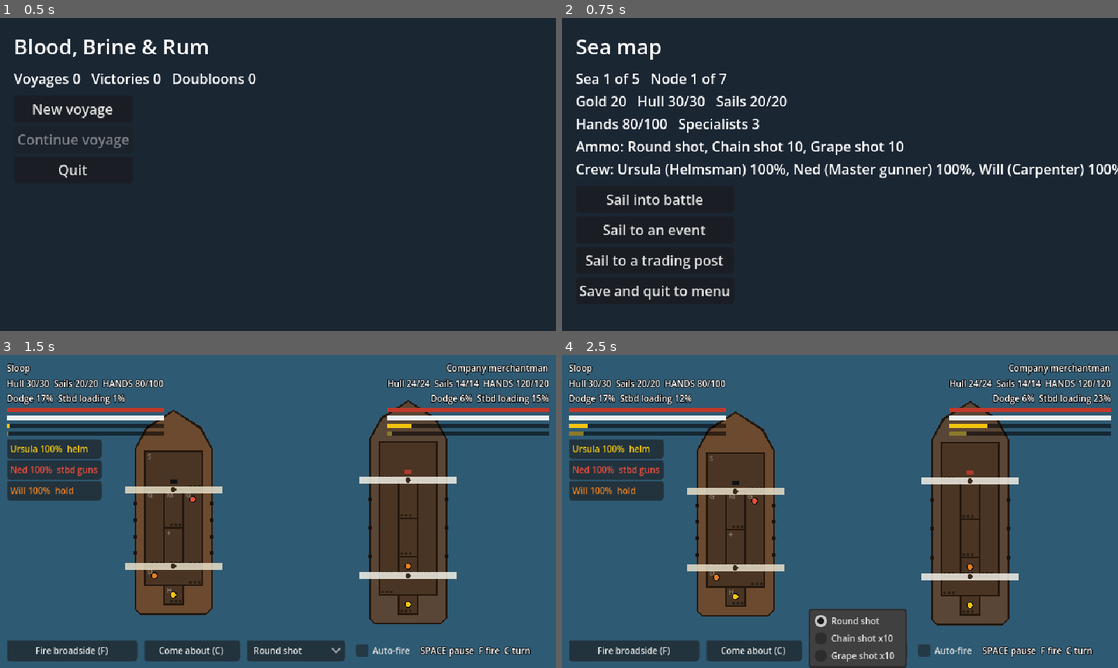
Above: before the commit, frames 1-4 (two rows, left to right).
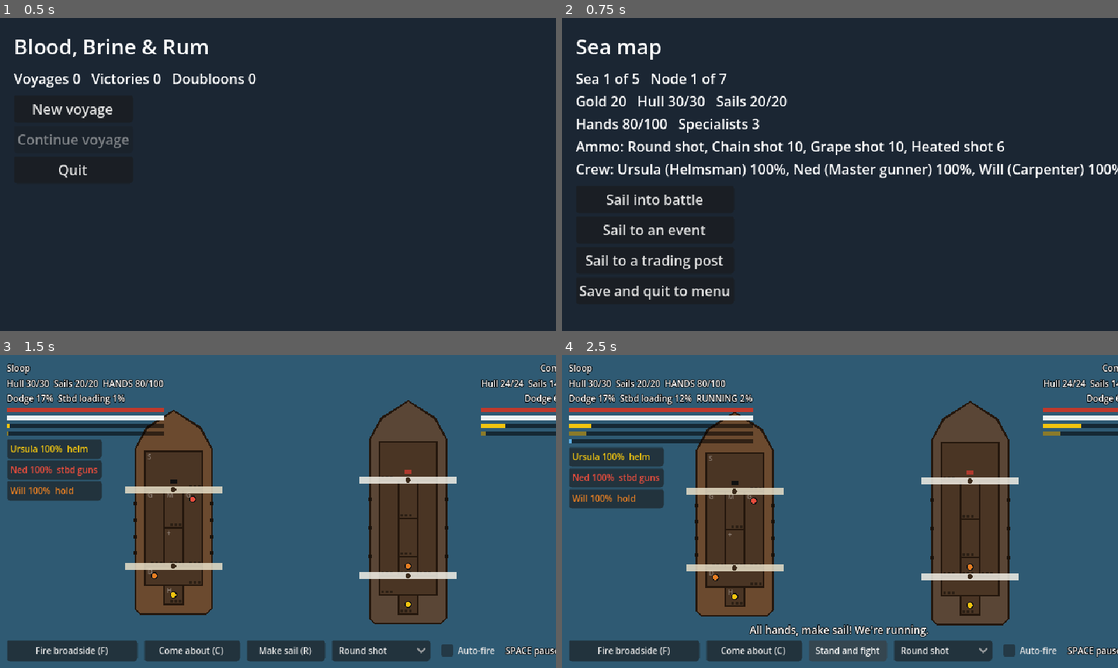
Above: after the commit, the same moments.

Repository: pinkman84/blood-brine-and-rum
Game: Godot game, scene res://scenes/main/main.tscn
Two runs of this game, one before a commit and one after it. Both use one fixed random seed, a clock stepped at 60 frames per second and the inputs below.
Inputs (mouse positions are in pixels of both pictures, inside the frame that each line leads up to):
- Up to frame 1 (0.5 s): no input
- Up to frame 2 (0.75 s): click "New voyage" at 0.5 s
- Up to frame 3 (1.5 s): click "Sail into battle" at 1.25 s
- Up to frame 4 (2.5 s): click (845, 649) at 2 s, where only the run after the commit has a clickable "Make sail (R)"

Frame 1 is identical in both runs. In frame 2, 0.3% of the frame differs, in the area x 61-80%, y 39-44%; in frame 3, 4.4%; in frame 4, 11%, in the area x 1-100%, y 2-100%.

Commit message:
add escape logic - allow making the ship ready to escape - add heat shot to set fires

Diff:
--- a/data/ammo/ammo.json
+++ b/data/ammo/ammo.json
@@ -35,12 +35,12 @@
   {
     "id": "heated_shot",
     "name": "Heated shot",
-    "description": "Starts fires. Risky to load.",
+    "description": "Glowing from the furnace: sets ships alight, but a ball can roll loose on your own gun deck.",
     "hull_damage": 2,
     "crew_damage": 0,
     "sail_damage": 0,
     "fire_chance": 0.4,
-    "unlocked_at_start": false,
+    "unlocked_at_start": true,
     "unlimited": false
   },
   {
--- a/data/enemies/enemies.json
+++ b/data/enemies/enemies.json
@@ -19,7 +19,8 @@
       "helmsman",
       "carpenter"
     ],
-    "max_hands": 120
+    "max_hands": 120,
+    "flees_at": 0.35
   },
   {
     "id": "rival_sloop",
@@ -41,7 +42,8 @@
       "helmsman",
       "gunner"
     ],
-    "max_hands": 90
+    "max_hands": 90,
+    "flees_at": 0.25
   },
   {
     "id": "navy_cutter",
@@ -66,6 +68,7 @@
       "bosun",
       "surgeon"
     ],
-    "max_hands": 110
+    "max_hands": 110,
+    "flees_at": 0.0
   }
 ]
--- a/data/ships/ships.json
+++ b/data/ships/ships.json
@@ -14,7 +14,8 @@
     "starting_ammo": {
       "round_shot": 40,
       "chain_shot": 10,
-      "grape_shot": 10
+      "grape_shot": 10,
+      "heated_shot": 6
     },
     "unlocked_at_start": true,
     "flag_color": "111111",
@@ -40,7 +41,8 @@
     "starting_ammo": {
       "round_shot": 50,
       "chain_shot": 10,
-      "grape_shot": 15
+      "grape_shot": 15,
+      "heated_shot": 6
     },
     "unlocked_at_start": false,
     "max_sails": 24,
--- a/scripts/battle/battle_screen.gd
+++ b/scripts/battle/battle_screen.gd
@@ -15,14 +15,24 @@
 ## the stern for double damage. A helmsman makes turns faster and less likely
 ## to stall halfway.
 ##
+## Either side can make sail to escape: an escape bar fills while the fight
+## goes on, faster with more canvas than the pursuer. Below a third of her
+## sails a ship can't run at all, which is what chain shot is for.
+##
 ## A ship that loses its hull sinks; one that loses all its hands strikes
 ## its colours. Controls: SPACE pause, F arm the next broadside, C come about,
-## click a specialist then a room to move them, right-click to deselect.
+## R make sail, click a specialist then a room to move them, right-click to
+## deselect.
 
 const PLAYER_POS := Vector2(200, 200)
 const ENEMY_POS := Vector2(470, 200)
 const BASE_TURN_TIME := 8.0  # seconds to come about with full hands and no helmsman
 const BASE_STALL_CHANCE := 0.3  # chance a turn hangs halfway without a helmsman
+const FLEE_TIME := 25.0  # seconds to escape when as fast as the pursuer
+const MIN_FLEE_SAILS := 0.3  # below this share of sails a ship can't run
+const ESCAPE_DECAY := 0.02  # escape lost per second while she can't run
+const FLEE_DRIFT := 40.0  # pixels a fleeing ship pulls away by the time she escapes
+const HEATED_MISHAP := 0.12  # chance per heated-shot volley of a fire on your own gun deck
 const AI_TURN_AFTER_VOLLEY := 0.3  # chance the enemy comes about after firing, if the other side is ready
 const WATER_COLOR := Color("2f5a73")
 const SINK_TIME := 2.5
@@ -59,6 +69,9 @@
 var _enemy_reload_bar: ProgressBar
 var _enemy_reload_other: ProgressBar
 var _turn_button: Button
+var _flee_button: Button
+var _player_escape_bar: ProgressBar
+var _enemy_escape_bar: ProgressBar
 var _crew_buttons: Dictionary = {}  # BattleCrew -> Button
 var _crew_group := ButtonGroup.new()
 var _fire_button: Button
@@ -119,6 +132,11 @@
 	enemy.tick(delta)
 	_tick_turn(player, _player_view, delta)
 	_tick_turn(enemy, _enemy_view, delta)
+	_tick_flight(player, enemy, _player_view, PLAYER_POS.x, -1.0, delta)
+	_tick_flight(enemy, player, _enemy_view, ENEMY_POS.x, 1.0, delta)
+	if _over:
+		_refresh_ui()
+		return
 	_enemy_think()
 	if player.can_fire() and (player.armed or player.auto_fire):
 		_fire(player, enemy, _player_view, _enemy_view)
@@ -153,6 +171,8 @@
 		_on_fire_pressed()
 	elif key.keycode == KEY_C:
 		_on_turn_pressed()
+	elif key.keycode == KEY_R:
+		_on_flee_pressed()
 	else:
 		return
 	get_viewport().set_input_as_handled()
@@ -359,11 +379,50 @@
 ## Enemy captains come about when the guns facing you are wrecked or out of
 ## action and the other side is ready (they also sometimes turn after a volley).
 func _enemy_think() -> void:
+	if not enemy.fleeing and enemy.flees_at > 0.0 and enemy.hull_ratio() <= enemy.flees_at \
+			and enemy.sails_ratio() >= MIN_FLEE_SAILS:
+		enemy.fleeing = true
+		_log("She's making sail to run! Chain shot her rigging!")
 	if enemy.turning or not enemy.is_loaded(enemy.other_side()):
 		return
 	var facing := _room_efficiency(enemy, _enemy_view.gun_room(enemy.engaged_side))
 	if facing <= 0.34 or enemy.gun_factor() <= 0.01:
 		_come_about(enemy, _enemy_view, enemy_crew)
+
+
+# --- Running away -----------------------------------------------------------
+
+## Fills a fleeing ship's escape bar. `away` is the direction she pulls off in.
+func _tick_flight(ship: BattleShip, pursuer: BattleShip, view: ShipView, start_x: float, away: float, delta: float) -> void:
+	if ship.fleeing and not ship.turning:
+		if ship.sails_ratio() < MIN_FLEE_SAILS:
+			ship.escape = maxf(0.0, ship.escape - ESCAPE_DECAY * delta)
+		else:
+			var edge := clampf(ship.speed() / maxf(0.25, pursuer.speed()), 0.3, 2.0)
+			ship.escape = minf(1.0, ship.escape + edge / FLEE_TIME * delta)
+	elif not ship.fleeing:
+		ship.escape = maxf(0.0, ship.escape - ESCAPE_DECAY * delta)
+	view.base_position.x = start_x + away * FLEE_DRIFT * ship.escape
+	if ship.escape >= 1.0 and not _over:
+		_over = true
+		_select(null)
+		var tween := _arena.create_tween()
+		tween.tween_property(view, "modulate:a", 0.0, 1.0)
+		if ship == player:
+			get_tree().create_timer(1.0, false).timeout.connect(_show_escape.bind(true))
+		else:
+			get_tree().create_timer(1.0, false).timeout.connect(_show_escape.bind(false))
+
+
+func _on_flee_pressed() -> void:
+	if _over:
+		return
+	if not player.fleeing and player.sails_ratio() < MIN_FLEE_SAILS:
+		_log("Not enough canvas left to run!")
+		return
+	player.fleeing = not player.fleeing
+	_log("All hands, make sail! We're running." if player.fleeing else "Belay that, we stand and fight!")
+	_refresh_ui()
 
 
 func _on_turn_pressed() -> void:
@@ -376,6 +435,15 @@
 	var ammo_id := shooter.selected_ammo
 	var high := BattleShip.aims_high(ammo_id)
 	var hits := shooter.fire(target.evasion())
+	if ammo_id == "heated_shot":
+		var crew := player_crew if shooter == player else enemy_crew
+		var careful := not _specialists_at(from_view, crew, "guns", shooter.engaged_side).is_empty()
+		if randf() < HEATED_MISHAP * (0.5 if careful else 1.0):
+			var deck := from_view.gun_room(shooter.engaged_side)
+			if not deck.is_empty():
+				DamageControl.ignite(shooter.rooms[deck["id"]])
+				if shooter == player:
+					_log("A hot shot rolls loose! Fire on the gun deck!")
 	var dir := signf(to_view.base_position.x - from_view.base_position.x)
 	for i in hits.size():
 		var from := from_view.transform * from_view.muzzle_point(shooter.engaged_side, i, hits.size())
@@ -449,13 +517,41 @@
 	var gold := int(_enemy_data.get("gold_reward", 10))
 	if captured:
 		gold = roundi(gold * STRUCK_GOLD)
+	var patched := _write_back(true)
+	run.gold += gold
+	run.battles_won += 1
+	var headline := "The %s strikes her colours! Prize taken." if captured else "The %s goes down!"
+	var text := (headline % enemy.display_name) + "\n+%d gold. Hull patched %d, sails mended %d. Hands left: %d." % [
+		gold, patched["repair"], patched["mend"], player.hands]
+	if not _fallen.is_empty():
+		text += "\nLost: " + ", ".join(_fallen) + "."
+	_show_result(text, "Return to the map", GameState.finish_node)
+
+
+## Someone got away. Nobody is paid and nothing is mended; the damage stays.
+func _show_escape(we_ran: bool) -> void:
+	_write_back(false)
+	var text := "You slip away under full sail." if we_ran else "The %s escapes into the haze." % enemy.display_name
+	text += "\nHull %d/%d. Hands left: %d." % [player.hull, player.max_hull, player.hands]
+	if not _fallen.is_empty():
+		text += "\nLost: " + ", ".join(_fallen) + "."
+	_show_result(text, "Return to the map", GameState.finish_node)
+
+
+## Saves the battle's results to the run: surviving specialists (with their
+## health and posts), hull, sails, hands and ammo. After a win, carpenters
+## patch the hull, the hands and bosuns mend sails, and the wounded recover.
+func _write_back(won: bool) -> Dictionary:
+	var run: RunState = GameState.run
 	var survivors := player_crew.filter(func(c: BattleCrew) -> bool: return c.alive)
-	var carpenters := survivors.filter(func(c: BattleCrew) -> bool: return c.role == "carpenter").size()
-	var repair := carpenters * CARPENTER_REPAIR
-	var bosuns := survivors.filter(func(c: BattleCrew) -> bool: return c.role == "bosun").size()
-	var mend := HANDS_MEND + bosuns * BOSUN_MEND
-	var has_surgeon := survivors.any(func(c: BattleCrew) -> bool: return c.role == "surgeon")
-	var recovery := HEAL_AFTER_BATTLE + (SURGEON_AFTER_BATTLE if has_surgeon else 0)
+	var repair := 0
+	var mend := 0
+	var recovery := 0
+	if won:
+		repair = survivors.filter(func(c: BattleCrew) -> bool: return c.role == "carpenter").size() * CARPENTER_REPAIR
+		mend = HANDS_MEND + survivors.filter(func(c: BattleCrew) -> bool: return c.role == "bosun").size() * BOSUN_MEND
+		var has_surgeon := survivors.any(func(c: BattleCrew) -> bool: return c.role == "surgeon")
+		recovery = HEAL_AFTER_BATTLE + (SURGEON_AFTER_BATTLE if has_surgeon else 0)
 	var kept: Array[Dictionary] = []
 	for c: BattleCrew in survivors:
 		c.heal(recovery)
@@ -463,17 +559,11 @@
 		c.source["post"] = c.room_id  # they start the next battle here
 		kept.append(c.source)
 	run.crew = kept
-	run.gold += gold
-	run.battles_won += 1
 	run.hull = mini(run.max_hull, player.hull + repair)
 	run.sails = mini(run.max_sails, player.sails + mend)
 	run.hands = player.hands
 	run.ammo = player.ammo
-	var headline := "The %s strikes her colours! Prize taken." if captured else "The %s goes down!"
-	var text := (headline % enemy.display_name) + "\n+%d gold. Hull patched %d, sails mended %d. Hands left: %d." % [gold, repair, mend, player.hands]
-	if not _fallen.is_empty():
-		text += "\nLost: " + ", ".join(_fallen) + "."
-	_show_result(text, "Return to the map", GameState.finish_node)
+	return {"repair": repair, "mend": mend}
 
 
 ## Announces specialists who died since the last check, on both ships.
@@ -600,6 +690,7 @@
 	_player_sails_bar = _add_bar(left, Color("ecf0f1"))
 	_player_reload_bar = _add_bar(left, Color("f1c40f"))
 	_player_reload_other = _add_bar(left, Color("8a7a2a"))
+	_player_escape_bar = _add_bar(left, Color("5dade2"))
 	var gap := Control.new()
 	gap.size_flags_horizontal = Control.SIZE_EXPAND_FILL
 	gap.mouse_filter = Control.MOUSE_FILTER_IGNORE
@@ -613,6 +704,7 @@
 	_enemy_sails_bar = _add_bar(right, Color("ecf0f1"))
 	_enemy_reload_bar = _add_bar(right, Color("f1c40f"))
 	_enemy_reload_other = _add_bar(right, Color("8a7a2a"))
+	_enemy_escape_bar = _add_bar(right, Color("5dade2"))
 
 	# Left: the crew roster. Click a name to select, then click a room.
 	var middle := HBoxContainer.new()
@@ -648,6 +740,11 @@
 	_turn_button.custom_minimum_size = Vector2(110, 0)
 	_turn_button.pressed.connect(_on_turn_pressed)
 	bottom.add_child(_turn_button)
+	_flee_button = Button.new()
+	_flee_button.focus_mode = Control.FOCUS_NONE
+	_flee_button.custom_minimum_size = Vector2(90, 0)
+	_flee_button.pressed.connect(_on_flee_pressed)
+	bottom.add_child(_flee_button)
 	_ammo_select = OptionButton.new()
 	_ammo_select.focus_mode = Control.FOCUS_NONE
 	_fill_ammo_select()
@@ -658,7 +755,7 @@
 	_auto_fire.focus_mode = Control.FOCUS_NONE
 	_auto_fire.toggled.connect(_on_auto_fire_toggled)
 	bottom.add_child(_auto_fire)
-	_add_label(bottom, "SPACE pause  F fire  C turn")
+	_add_label(bottom, "SPACE pause  F fire  C turn  R run")
 
 	_log_label = Label.new()
 	_log_label.add_theme_font_size_override("font_size", 12)
@@ -766,6 +863,16 @@
 	_enemy_reload_bar.value = enemy.reload_ratio() * 100.0
 	_enemy_reload_other.value = enemy.reload_ratio(enemy.other_side()) * 100.0
 
+	_player_escape_bar.value = player.escape * 100.0
+	_player_escape_bar.visible = player.escape > 0.0
+	_enemy_escape_bar.value = enemy.escape * 100.0
+	_enemy_escape_bar.visible = enemy.escape > 0.0
+	_flee_button.disabled = _over
+	if player.fleeing:
+		_flee_button.text = "Stand and fight"
+	else:
+		_flee_button.text = "Make sail (R)"
+
 	_turn_button.disabled = _over or player.turning
 	if player.turning and player.stall_left > 0.0:
 		_turn_button.text = "In irons!"
@@ -821,6 +928,10 @@
 		guns = "%s guns out of action" % side if ship.gun_factor() <= 0.0 else "%s loading %d%%" % [side, int(ship.reload_ratio() * 100.0)]
 	if not ship.turning and ship.is_loaded(ship.other_side()):
 		guns += " (other side ready)"
+	if ship.fleeing:
+		guns += "  RUNNING %d%%" % roundi(ship.escape * 100.0)
+		if ship.sails_ratio() < MIN_FLEE_SAILS:
+			guns += " (no canvas!)"
 	var trouble := DamageControl.alerts(ship)
 	if trouble != "":
 		guns += "  " + trouble.to_upper()
--- a/scripts/battle/battle_ship.gd
+++ b/scripts/battle/battle_ship.gd
@@ -9,7 +9,7 @@
 const RAKE_MULTIPLIER := 2  # hull and hands lost to a hit taken mid-turn
 const PLAYER_ACCURACY := 0.55
 ## Ammo whose effects work so far. The rest show in the picker but are locked.
-const WORKING_AMMO: Array[String] = ["round_shot", "chain_shot", "grape_shot"]
+const WORKING_AMMO: Array[String] = ["round_shot", "chain_shot", "grape_shot", "heated_shot"]
 
 var display_name := ""
 var hull := 0
@@ -34,6 +34,9 @@
 var will_stall := false
 var stall_left := 0.0
 var stalled := false
+var fleeing := false  # making sail to escape
+var escape := 0.0  # 0 to 1; at 1 she's away
+var flees_at := 0.0  # hull share at which an enemy captain runs (0 = never)
 var helm_factor := 1.0  # scales evasion; 0 = nobody steering
 var armed := false  # fire as soon as loaded
 var auto_fire := false
@@ -73,6 +76,7 @@
 	s.max_hands = int(data.get("max_hands", 100))
 	s.hands = s.max_hands
 	s.unlimited_ammo = true
+	s.flees_at = float(data.get("flees_at", 0.0))
 	return s
 
 
@@ -155,6 +159,15 @@
 	return float(hands) / maxf(1.0, max_hands)
 
 
+func hull_ratio() -> float:
+	return float(hull) / maxf(1.0, max_hull)
+
+
+## How fast she can sail right now, for running and chasing.
+func speed() -> float:
+	return sails_ratio() * helm_factor
+
+
 func lose_hands(amount: int) -> void:
 	hands = maxi(0, hands - amount)
 
--- a/scripts/ui/shop_screen.gd
+++ b/scripts/ui/shop_screen.gd
@@ -5,6 +5,8 @@
 const REPAIR_COST := 10
 const CHAIN_SHOT_AMOUNT := 5
 const CHAIN_SHOT_COST := 8
+const HEATED_AMOUNT := 5
+const HEATED_COST := 12
 const RECRUIT_AMOUNT := 10
 const RECRUIT_COST := 15
 const HIRE_COST := 40
@@ -20,6 +22,7 @@
 func _build() -> void:
 	add_button("Repair %d hull (%d gold)" % [REPAIR_AMOUNT, REPAIR_COST], _repair)
 	add_button("Buy %d chain shot (%d gold)" % [CHAIN_SHOT_AMOUNT, CHAIN_SHOT_COST], _buy_chain_shot)
+	add_button("Buy %d heated shot (%d gold)" % [HEATED_AMOUNT, HEATED_COST], _buy_heated_shot)
 	add_button("Recruit %d hands (%d gold)" % [RECRUIT_AMOUNT, RECRUIT_COST], _recruit)
 	var roles: Array = Data.get_all("crew")
 	var names: Array = Data.get_item("names", "crew_names").get("values", ["Sailor"])
@@ -39,6 +42,15 @@
 		return
 	run.gold -= REPAIR_COST
 	run.hull = mini(run.max_hull, run.hull + REPAIR_AMOUNT)
+	refresh()
+
+
+func _buy_heated_shot() -> void:
+	var run: RunState = GameState.run
+	if run.gold < HEATED_COST:
+		return
+	run.gold -= HEATED_COST
+	run.ammo["heated_shot"] = int(run.ammo.get("heated_shot", 0)) + HEATED_AMOUNT
 	refresh()
 
 
